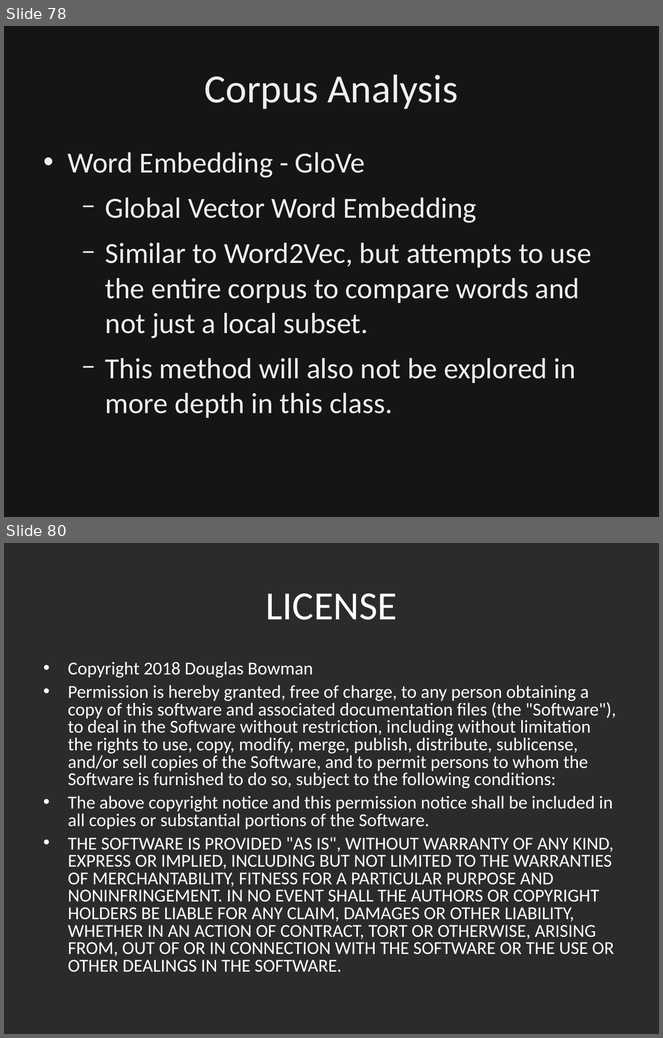
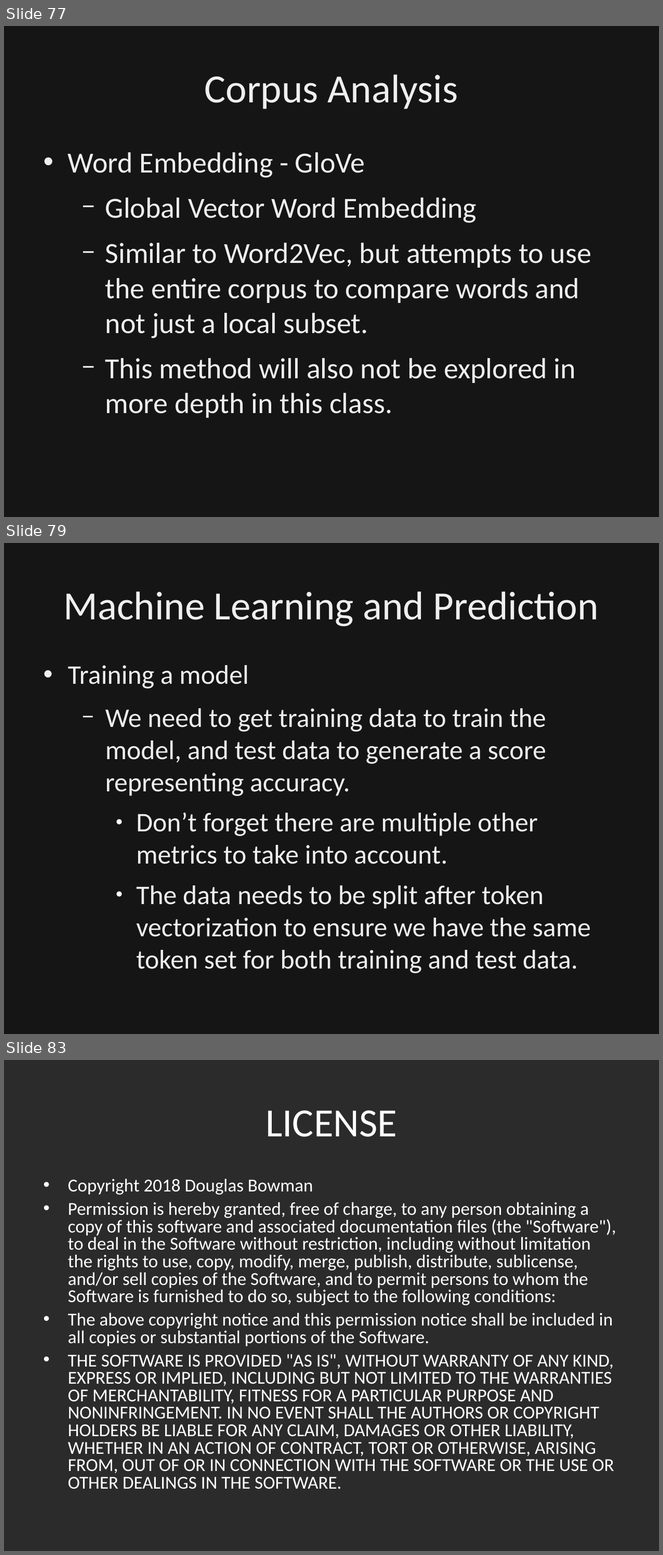
Before and after one commit to dbowmans46/PracticalProgramming, a slide deck: Session 7 - Python/Instructional Material/Session 7 - Python Brief Intro to NLP.odp. Shown one above the other, each under a label of ours: slides 78 and 80 before the commit, slides 77, 79 and 83 after it; the slides between them are not shown. The pictures are 663x1038 and 663x1555 pixels, drawn with LibreOffice and Linux fonts; fonts in the diff are those of the drawing; background and template pictures are left out; a plain dark background stands for a picture behind light text. Boxes give left, top, right and bottom in pixels: in the first picture for what was removed or moved away, otherwise in the second. Text is boxed around its words. In the diff, an @@ line names an element or a change of style, - is before the commit and + after.

Commit message:
Added slides and code to show how to utilize the TF-IDF data to train a machine learning model.

```diff
--- a/Session 7 - Python/Instructional Material/Session 7 - Python Brief Intro to NLP.odp
+++ b/Session 7 - Python/Instructional Material/Session 7 - Python Brief Intro to NLP.odp
@@ slide 79 added at (4, 543, 659, 1034), background picture (left out) @@
@@ rectangle added at (4, 543, 659, 1034), fill #000000 at 50% opacity, outline #000000 0 pt @@
@@ title added at (63, 591, 598, 627), 44 pt, text #EFEFEF @@
+Machine Learning and Prediction
@@ text added at (68, 665, 591, 974), 29.6 pt, text #EFEFEF @@
+• Training a model
+  − We need to get training data to train the model, and test data to generate a score representing accuracy.
+    ● Don’t forget there are multiple other metrics to take into account.
+    ● The data needs to be split after token vectorization to ensure we have the same token set for both training and test data.
@@ what was slide 78 is now slide 77 @@
@@ what was slide 80 is now slide 83 @@
```
Also in this commit, not shown: 4 other slides added, 2 slides removed, 1 other file.
